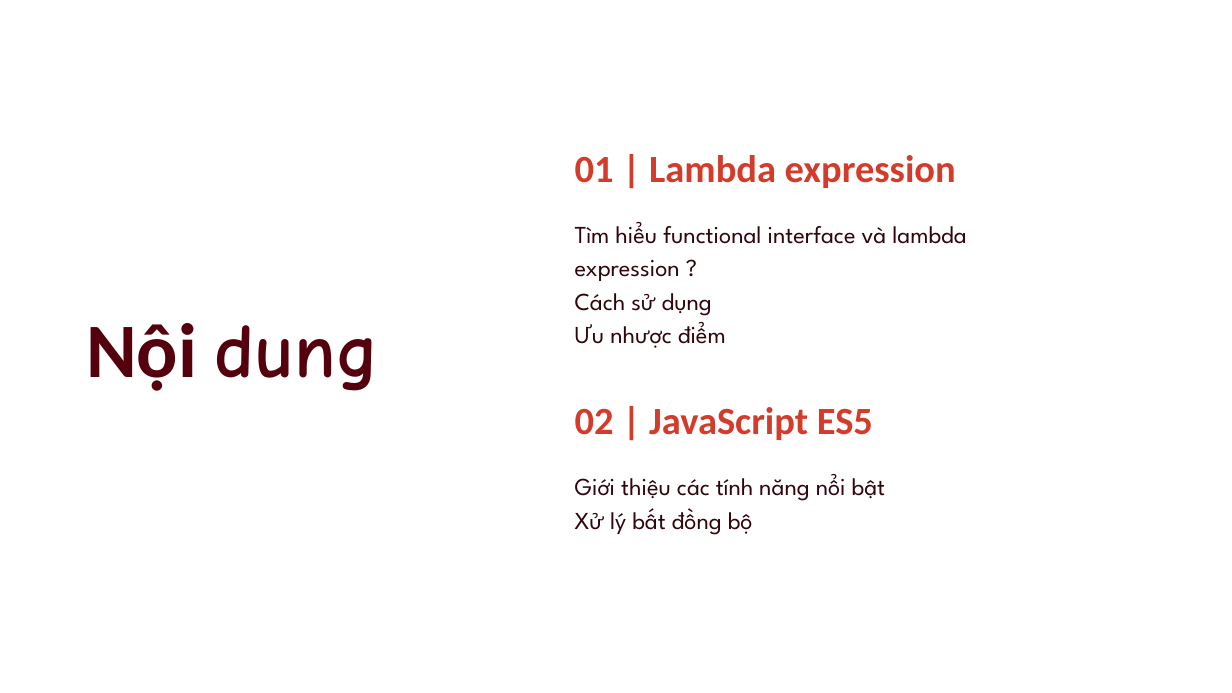
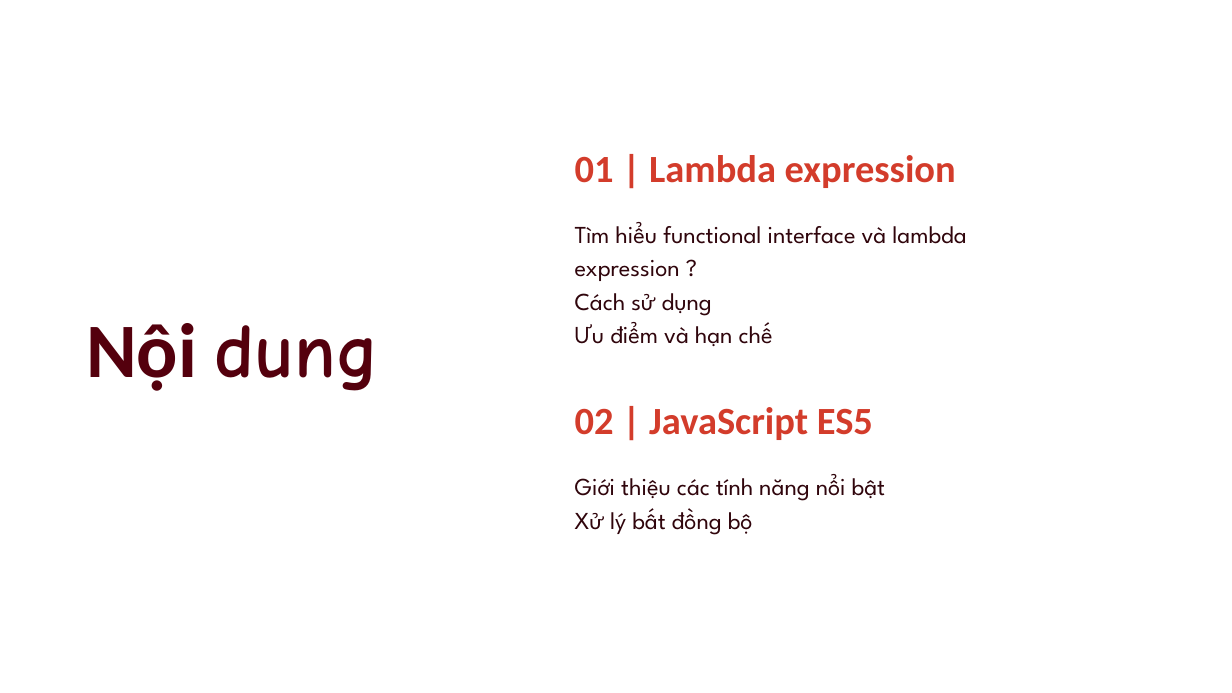
Before and after one commit to goodbyevinh/MyAppChat, a slide deck: slide 1 of Seminar/present.pptx. Drawn at 1232x693 pixels with LibreOffice and Linux fonts; fonts in the diff are those of the drawing. Boxes give left, top, right and bottom in pixels: in the first picture for what was removed or moved away, otherwise in the second. Text is boxed around its words. In the diff, an @@ line names an element or a change of style, - is before the commit and + after.

```diff
--- a/Seminar/present.pptx
+++ b/Seminar/present.pptx
@@ text at <box>575,322,773,346</box>: text changed @@
-Ưu nhược điểm
+Ưu điểm và hạn chế
```
Also in this commit, not shown: 6 other slides changed, 13 slides added, 3 slides removed, 11 other files.
